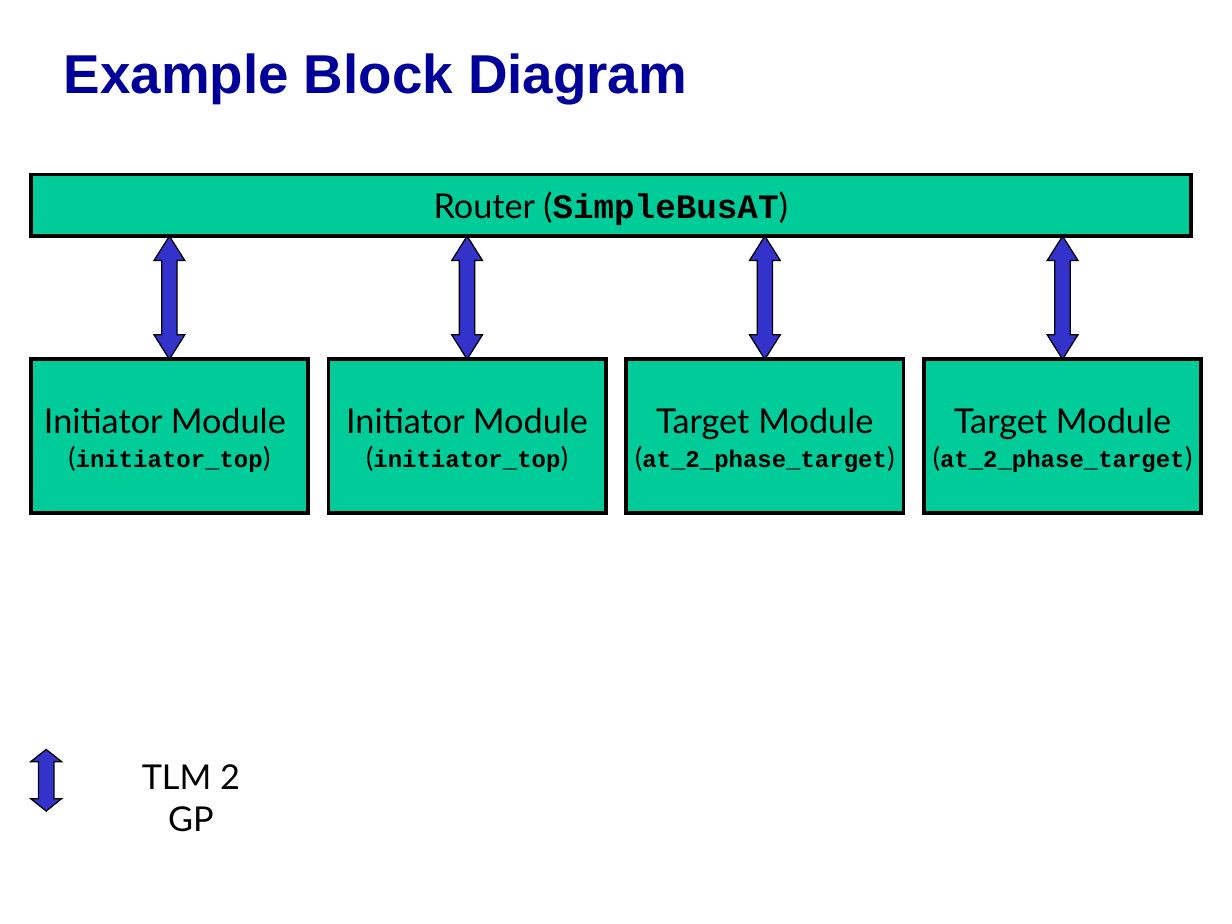
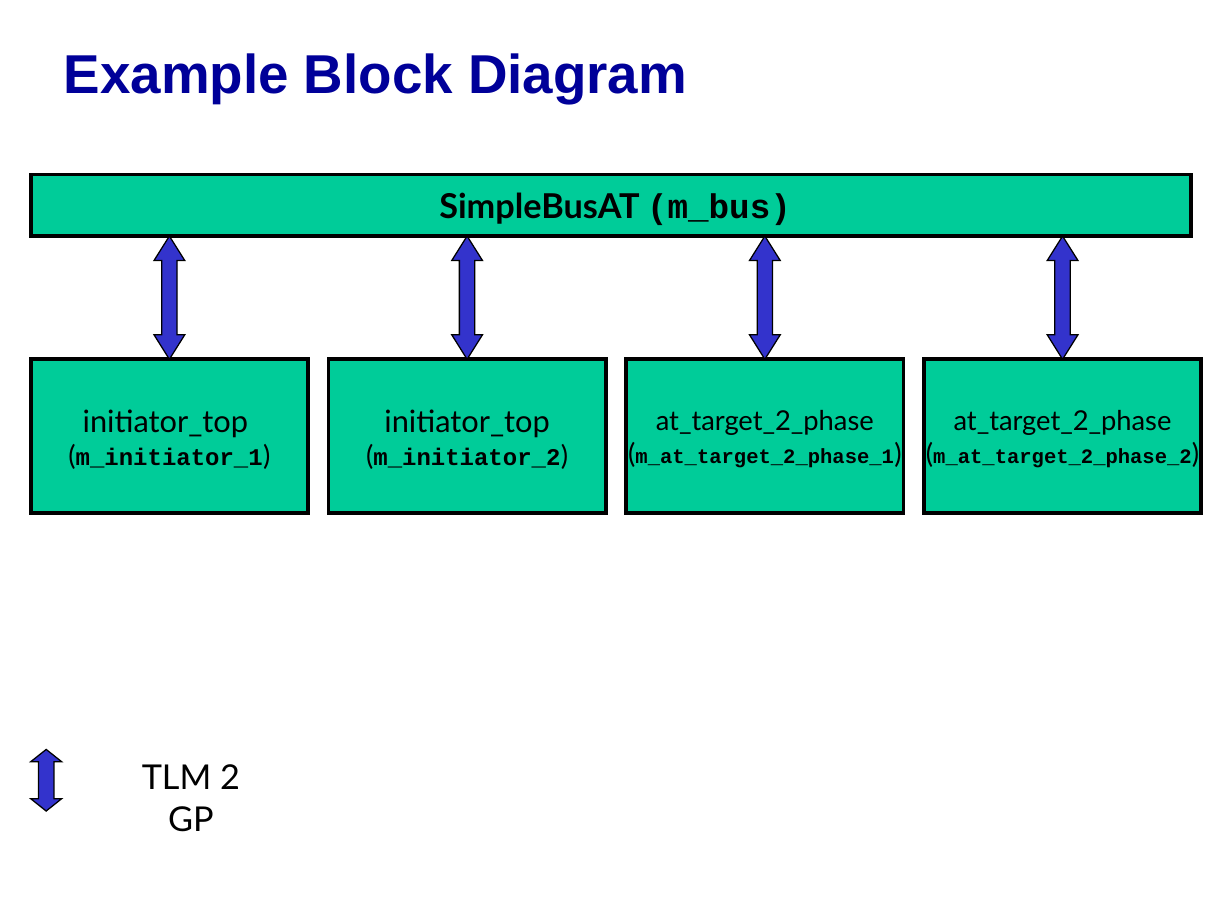
Before and after one commit to accellera-official/systemc, a slide deck: slide 3 of examples/tlm/at_2_phase/docs/at_2_phase_example.ppt. Drawn at 1232x924 pixels with LibreOffice and Linux fonts; fonts in the diff are those of the drawing; background and template pictures are left out. Boxes give left, top, right and bottom in pixels: in the first picture for what was removed or moved away, otherwise in the second. Text is boxed around its words. In the diff, an @@ line names an element or a change of style, - is before the commit and + after.

Commit message:
Improvements to AT examples - needs review

```diff
--- a/examples/tlm/at_2_phase/docs/at_2_phase_example.ppt
+++ b/examples/tlm/at_2_phase/docs/at_2_phase_example.ppt
@@ text in rectangle at [439,192,791,225]: text changed; font Courier New to Lato @@
-Router (SimpleBusAT)
+SimpleBusAT (m_bus)
@@ text in rectangle at [76,409,263,468]: text changed; size 20 to 18 pt @@
-Initiator Module
-(initiator_top)
+initiator_top
+(m_initiator_1)
@@ text in rectangle at [373,409,560,468]: text changed; size 20 to 18 pt @@
-Initiator Module
-(initiator_top)
+initiator_top
+(m_initiator_2)
@@ text in rectangle at [635,410,894,468]: text changed; size 14 to 12 pt @@
-Target Module
-(at_2_phase_target)
+at_target_2_phase
+(m_at_target_2_phase_1)
@@ text in rectangle at [933,410,1192,468]: text changed; size 14 to 12 pt @@
-Target Module
-(at_2_phase_target)
+at_target_2_phase
+(m_at_target_2_phase_2)
```
Also in this commit, not shown: 3 other slides changed, 32 other files.
